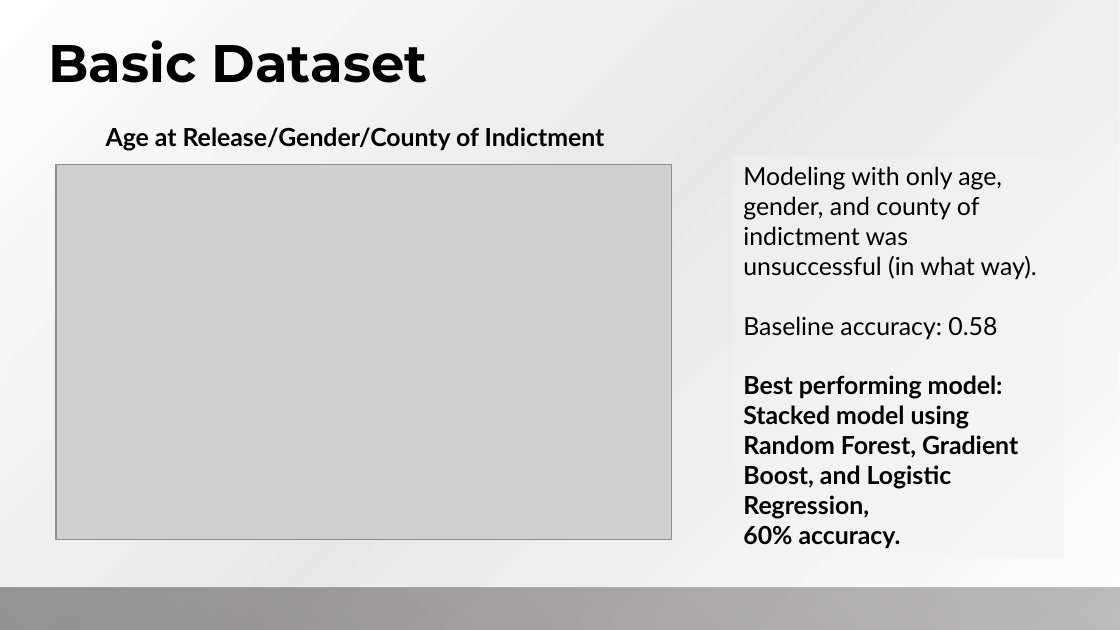
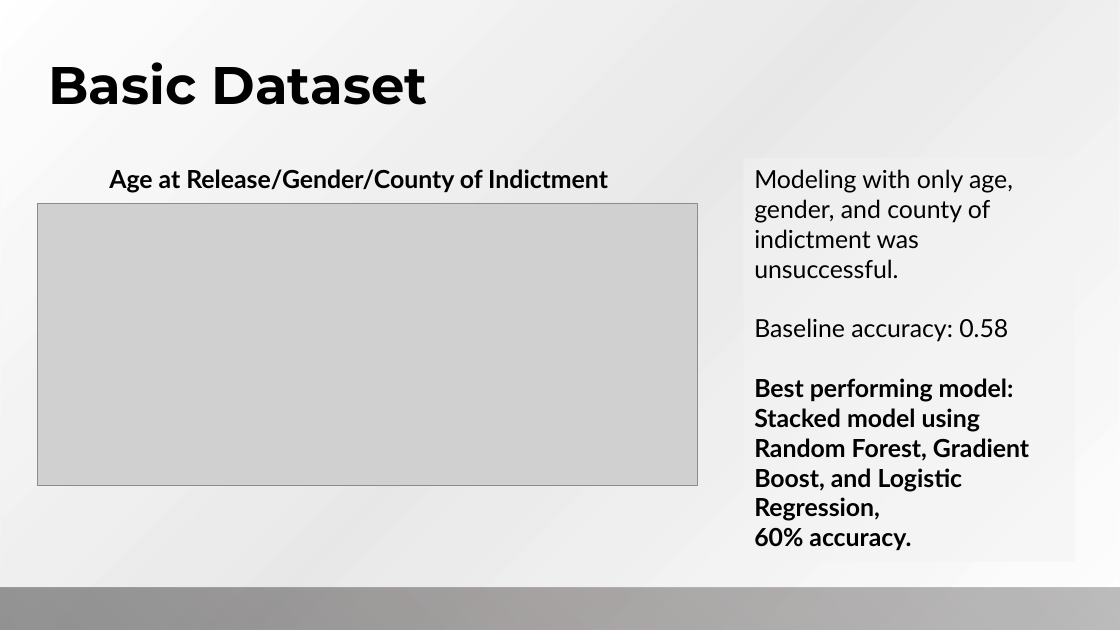
Before and after one commit to ga-dsi-822-group4/recidivism, a slide deck: slide 15 of presentation/Recidivism.pptx. Drawn at 1120x630 pixels with LibreOffice and Linux fonts; fonts in the diff are those of the drawing; grey boxes stand for pictures; background and template pictures are left out. Boxes give left, top, right and bottom in pixels: in the first picture for what was removed or moved away, otherwise in the second. Text is boxed around its words. In the diff, an @@ line names an element or a change of style, - is before the commit and + after.

```diff
--- a/presentation/Recidivism.pptx
+++ b/presentation/Recidivism.pptx
@@ title "Basic Dataset": place and size @@
-title "Basic Dataset" at box(49, 40, 428, 83)
+title "Basic Dataset" at box(49, 62, 428, 105)
@@ text "Age at Release/Gender/County of Indictment": place and size @@
-text "Age at Release/Gender/County of Indictment" at box(106, 127, 605, 151)
+text "Age at Release/Gender/County of Indictment" at box(109, 169, 608, 193)
@@ text "Modeling with only age, gender, ...": place and size @@
-text "Modeling with only age, gender, ..." at box(743, 166, 1037, 549)
+text "Modeling with only age, gender, ..." at box(754, 169, 1029, 551)
@@ text at box(754, 169, 1013, 279): text changed @@
-Modeling with only age, gender, and county of indictment was unsuccessful (in what way).
+Modeling with only age, gender, and county of indictment was unsuccessful.
@@ picture: place and size @@
-picture at box(56, 165, 672, 540)
+picture at box(37, 204, 697, 485)
```
Also in this commit, not shown: 4 other slides changed, 1 slide added, 1 slide removed, 1 other file.
